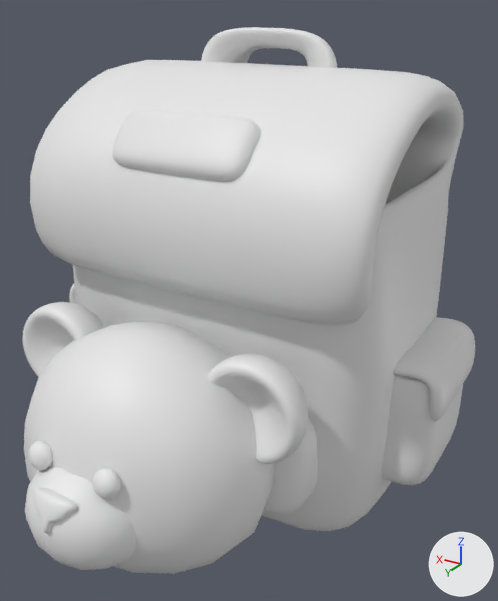
Renders of the FBX model unity_project/BabyNightmare/Assets/Fbxs/Character/Player_Backpag.fbx from each side of a commit.
One viewpoint serves both versions: a 50 mm lens placed at (-0.886, 2.041, 1.947), pointed at (-0.09, 0.715, 1.284). Arrows for +X, +Y and +Z are at lower right; the lights stay in place. Where no turn or scale is listed for an object, it has been applied to the vertices.

In view in the first picture: 'Player_Backpag'.
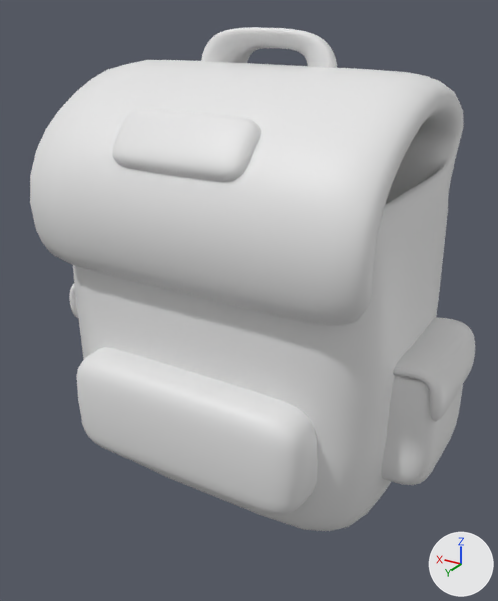
Commit message: 가방 곰돌이 삭제

What differs and where, as boxes (x1, y1, x2, y2) in the pictures (498 x 601 px):
'Player_Backpag', reshaped (8% shorter): before (23, 27, 475, 574); after (30, 27, 475, 531)
part 1 of me_player_backpag, deleted: before (23, 302, 308, 574)

The change, as a diff of the scene's bpy script:
```diff
--- a/unity_project/BabyNightmare/Assets/Fbxs/Character/Player_Backpag.fbx.py
+++ b/unity_project/BabyNightmare/Assets/Fbxs/Character/Player_Backpag.fbx.py
@@ me_player_backpag @@
 # used by ob_player_backpag; location = (0.002, 0.776, 1.272)
-me_player_backpag.from_pydata(...)  # 6582 vertices, 7240 faces; spans x -0.575..0.575, y -0.564..0.564, z -0.623..0.623
+me_player_backpag.from_pydata(...)  # 4048 vertices, 3976 faces; spans x -0.575..0.575, y -0.564..0.158, z -0.623..0.623
+# me_player_backpag part 1: 7 loose pieces with 2534 vertices, spanning x -0.385..0.385, y -0.01..0.564, z -0.526..0.031, are deleted
 me_player_backpag.materials.append(mat_player)
```
